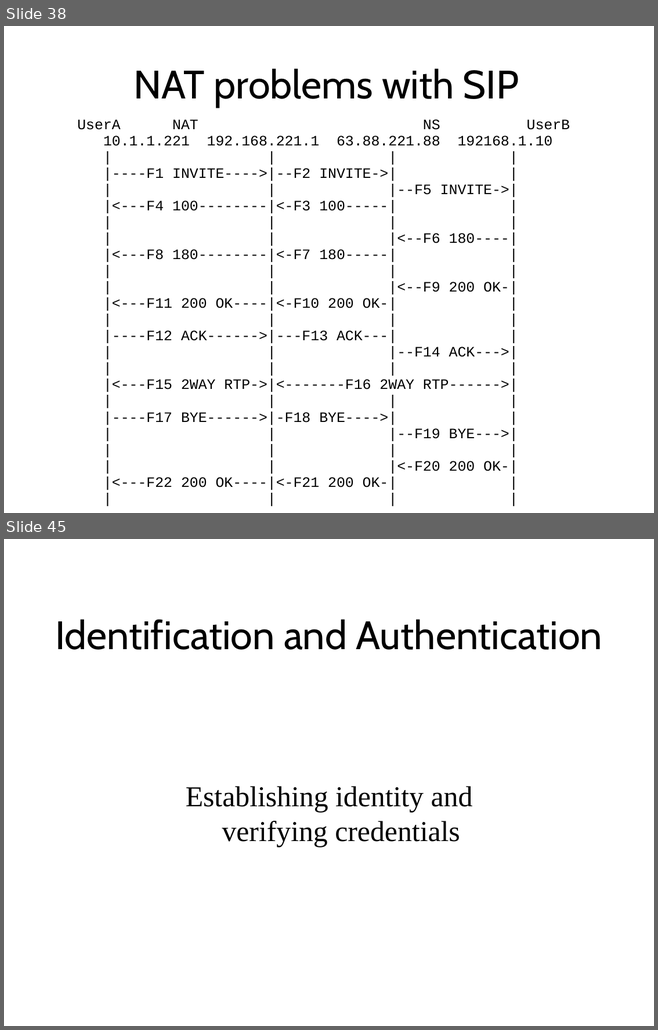
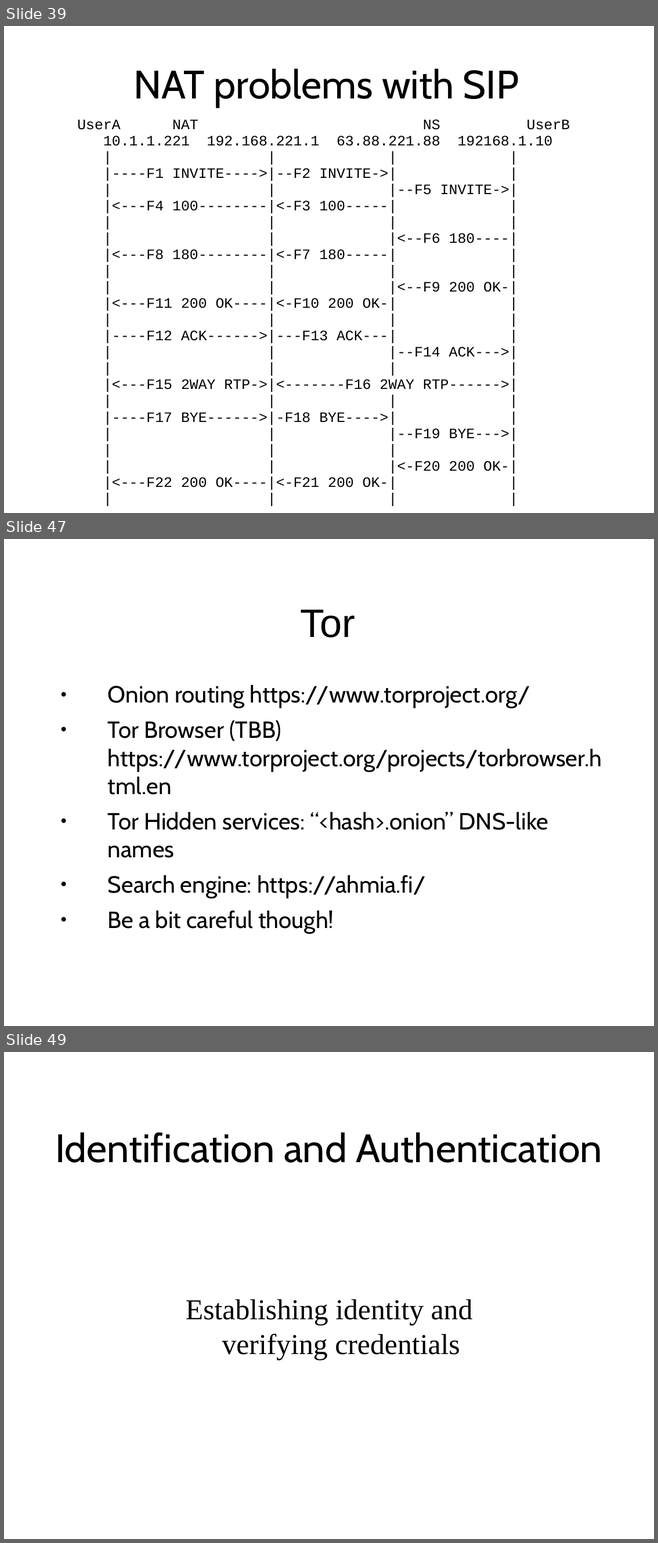
Before and after one commit to sftcd/cs7053, a slide deck: 2016lectures/02-concepts.ppt. Shown one above the other, each under a label of ours: slides 38 and 45 before the commit, slides 39, 47 and 49 after it; the slides between them are not shown. The pictures are 658x1030 and 658x1543 pixels, drawn with LibreOffice and Linux fonts; fonts in the diff are those of the drawing. Boxes give left, top, right and bottom in pixels: in the first picture for what was removed or moved away, otherwise in the second. Text is boxed around its words. In the diff, an @@ line names an element or a change of style, - is before the commit and + after.

```diff
--- a/2016lectures/02-concepts.ppt
+++ b/2016lectures/02-concepts.ppt
@@ slide 47 added at [4, 539, 654, 1026], background #FFFFFF @@
@@ title added at [300, 610, 355, 638], 44 pt, text #000000 @@
+Tor
@@ text added at [108, 685, 602, 933], 25.9 pt, text #000000 @@
+● Onion routing https://www.torproject.org/
+● Tor Browser (TBB) https://www.torproject.org/projects/torbrowser.html.en
+● Tor Hidden services: “<hash>.onion” DNS-like names
+● Search engine: https://ahmia.fi/
+● Be a bit careful though!
@@ what was slide 38 is now slide 39 @@
@@ what was slide 45 is now slide 49 @@
```
Also in this commit, not shown: 43 slides changed, 3 other slides added, 5 other files.
